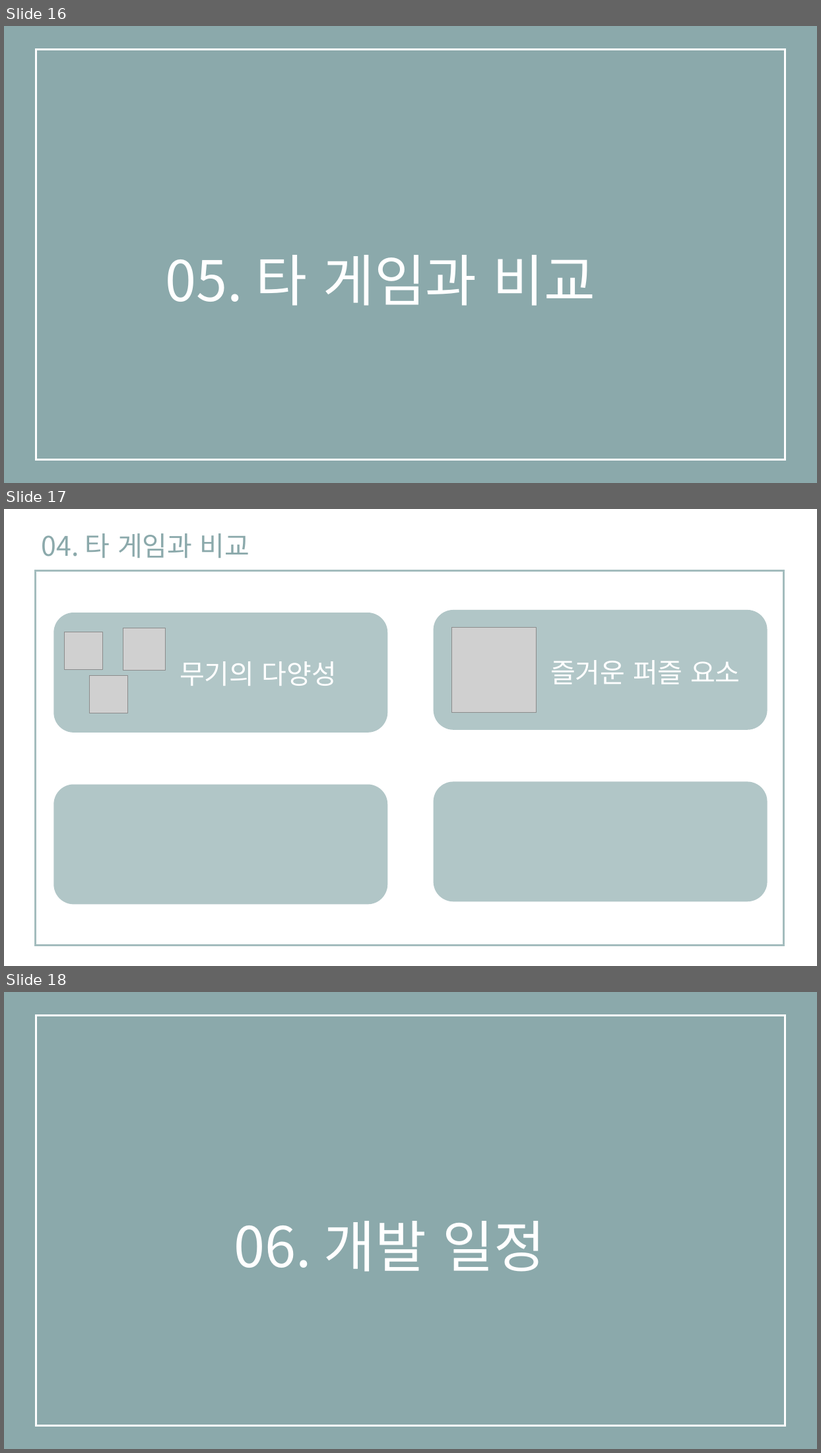
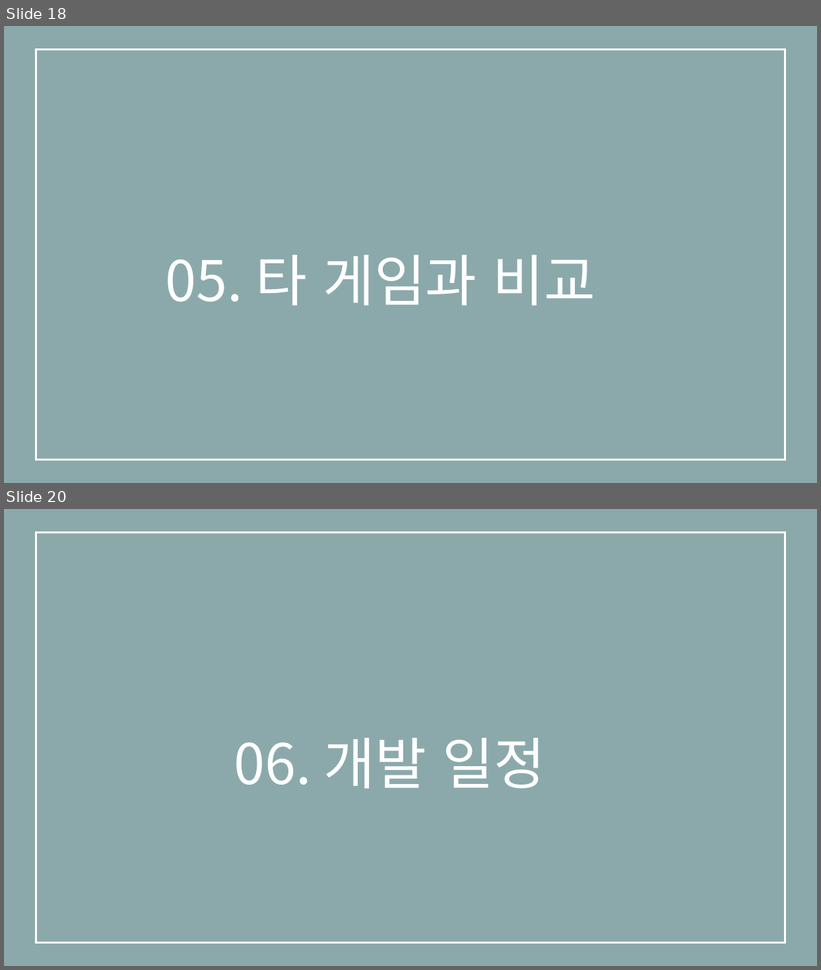
Before and after one commit to eunjiyun/Graduation_Work, a slide deck: Game_Design/2019184003 김 선아 장르 제안서.pptx. Shown one above the other, each under a label of ours: slides 16, 17 and 18 before the commit, slides 18 and 20 after it; the slides between them are not shown. The pictures are 821x1453 and 821x970 pixels, drawn with LibreOffice and Linux fonts; fonts in the diff are those of the drawing; grey boxes stand for pictures. Boxes give left, top, right and bottom in pixels: in the first picture for what was removed or moved away, otherwise in the second. Text is boxed around its words. In the diff, an @@ line names an element or a change of style, - is before the commit and + after.

```diff
--- a/Game_Design/2019184003 김 선아 장르 제안서.pptx
+++ b/Game_Design/2019184003 김 선아 장르 제안서.pptx
@@ slide 17 removed at bbox=[4, 509, 817, 966], background #FFFFFF @@
@@ text removed at bbox=[42, 533, 250, 558] @@
-04. 타 게임과 비교
@@ rectangle removed at bbox=[35, 570, 784, 945] @@
@@ rounded rectangle removed at bbox=[54, 613, 388, 733] @@
@@ rounded rectangle removed at bbox=[434, 610, 768, 730] @@
@@ picture removed at bbox=[451, 627, 537, 712] @@
@@ picture removed at bbox=[65, 632, 104, 670] @@
@@ picture removed at bbox=[123, 628, 166, 671] @@
@@ text removed at bbox=[180, 661, 337, 686] @@
-무기의 다양성
@@ text removed at bbox=[550, 660, 741, 685] @@
-즐거운 퍼즐 요소
@@ picture removed at bbox=[89, 675, 128, 714] @@
@@ rounded rectangle removed at bbox=[54, 785, 388, 905] @@
@@ rounded rectangle removed at bbox=[434, 782, 768, 902] @@
@@ what was slide 16 is now slide 18 @@
@@ what was slide 18 is now slide 20 @@
```
Also in this commit, not shown: 3 slides changed, 4 slides added, 1 other slide removed.
